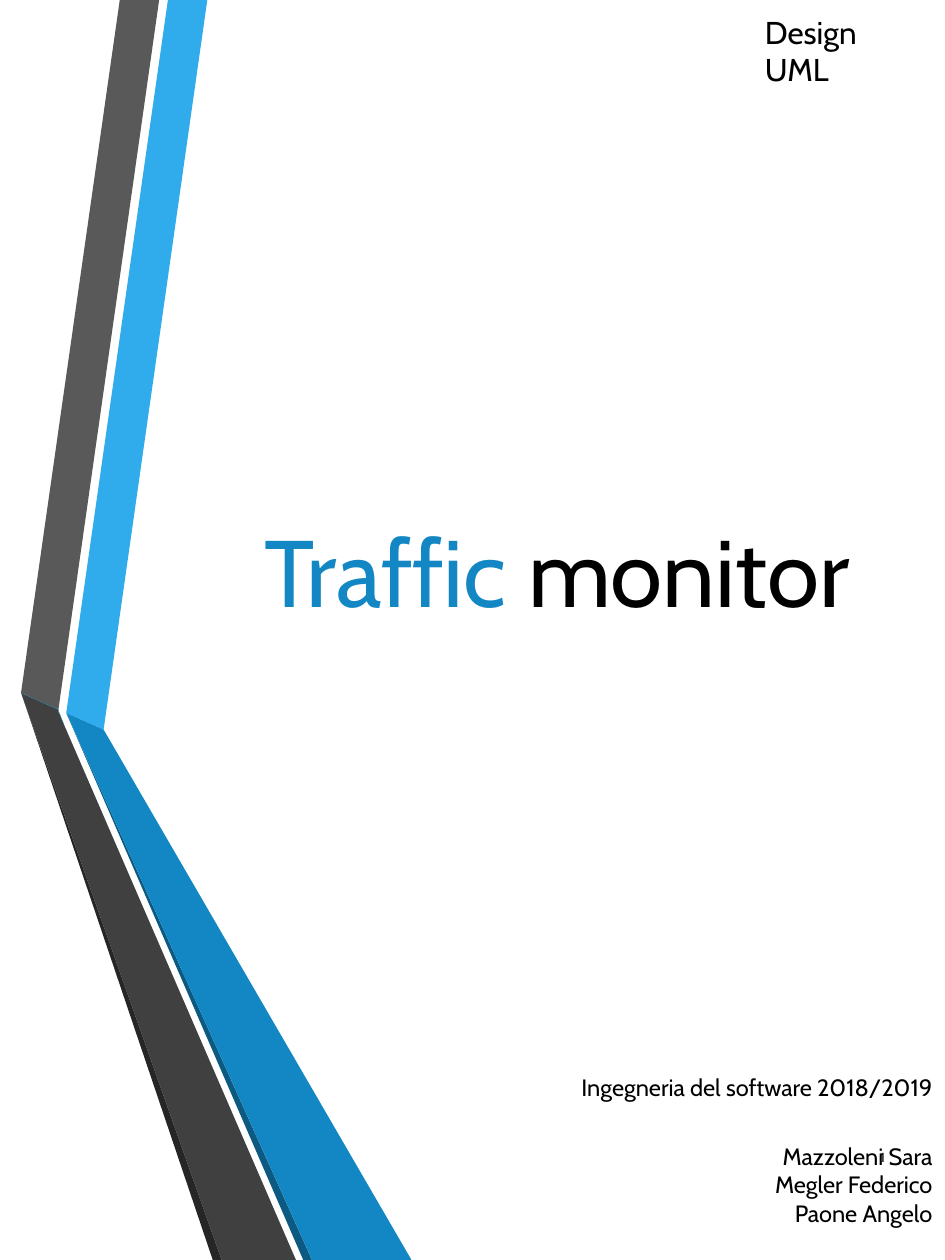
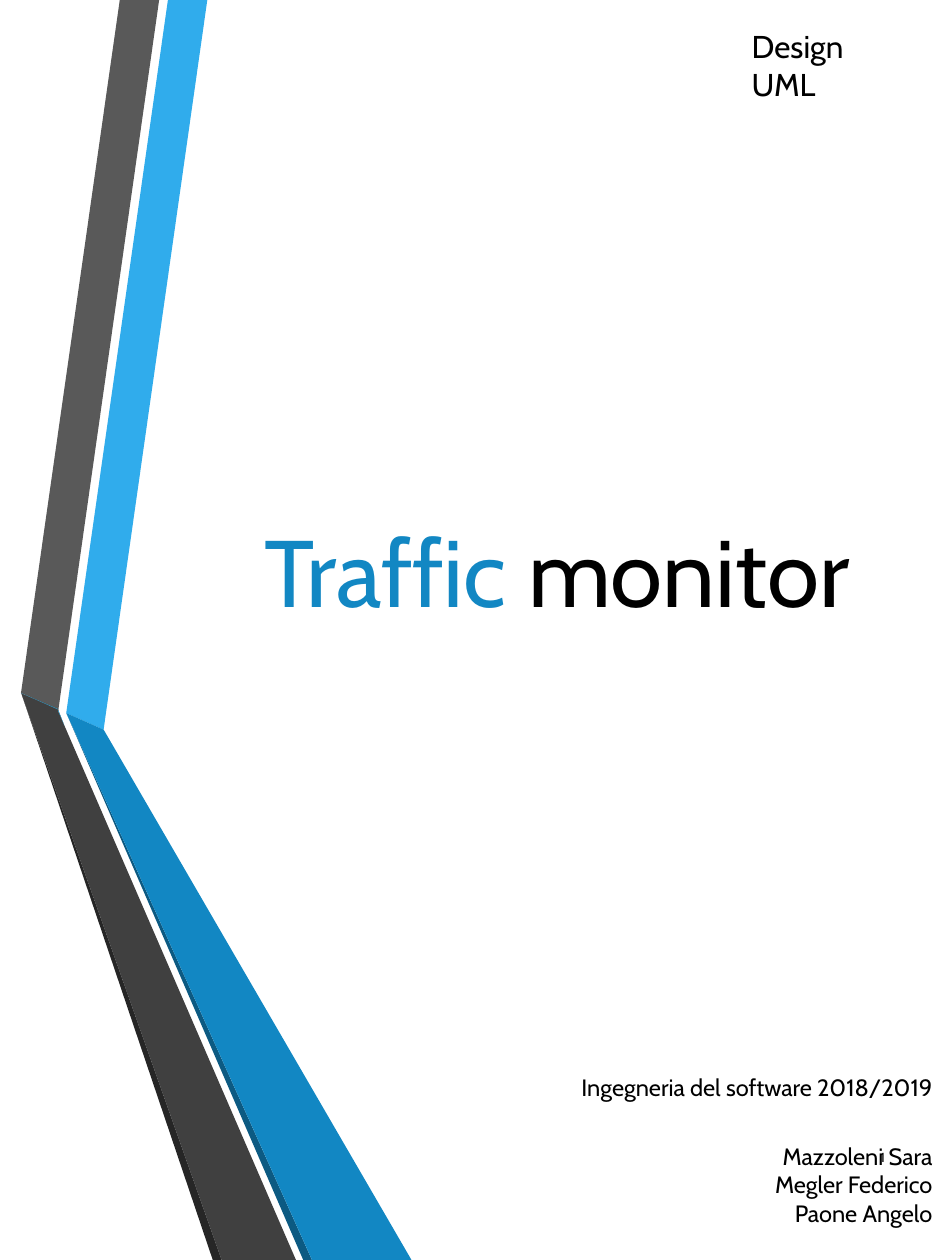
Before and after one commit to federicomegler/traffic-monitor, a slide deck: slide 1 of Design/Traffic_monitor.pptx. Drawn at 945x1260 pixels with LibreOffice and Linux fonts; fonts in the diff are those of the drawing. Boxes give left, top, right and bottom in pixels: in the first picture for what was removed or moved away, otherwise in the second. Text is boxed around its words. In the diff, an @@ line names an element or a change of style, - is before the commit and + after.

```diff
--- a/Design/Traffic_monitor.pptx
+++ b/Design/Traffic_monitor.pptx
@@ text "Design UML": place and size @@
-text "Design UML" at (765, 22, 857, 82)
+text "Design UML" at (752, 36, 844, 97)
```
Also in this commit, not shown: 9 other slides changed, 1 slide removed.
